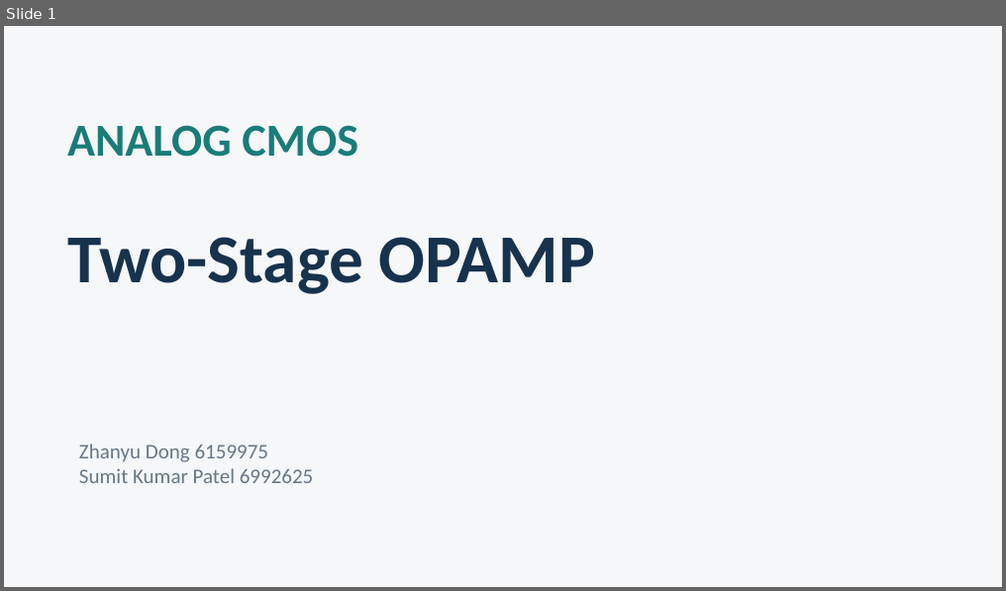
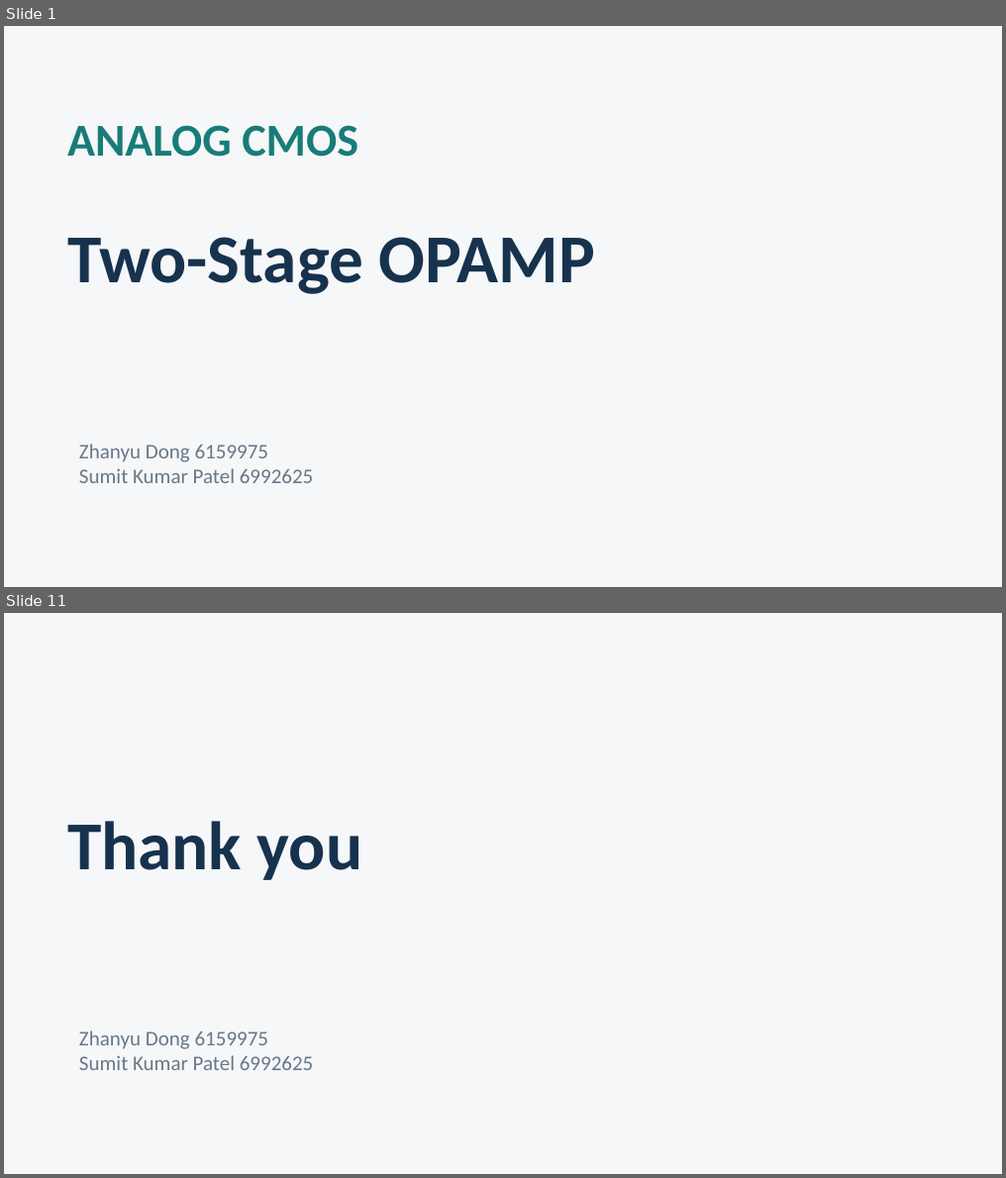
Before and after one commit to danieldongzy-boop/Notes, a slide deck: Uni Freiburg/Analog Cmos/rc_compensated_opamp_presentation_10slides.pptx. Shown one above the other, each under a label of ours: slide 1 before the commit, slides 1 and 11 after it; the slides between them are not shown. The pictures are 1006x591 and 1006x1178 pixels, drawn with LibreOffice and Linux fonts; fonts in the diff are those of the drawing. Boxes give left, top, right and bottom in pixels: in the first picture for what was removed or moved away, otherwise in the second. Text is boxed around its words. In the diff, an @@ line names an element or a change of style, - is before the commit and + after.

```diff
--- a/Uni Freiburg/Analog Cmos/rc_compensated_opamp_presentation_10slides.pptx
+++ b/Uni Freiburg/Analog Cmos/rc_compensated_opamp_presentation_10slides.pptx
@@ slide 11 added at [4, 613, 1002, 1174], background #F5F7F9 @@
@@ text added at [67, 821, 362, 880], 66 pt, text #17324D, bold @@
+Thank you
@@ text added at [79, 1031, 314, 1070], 20 pt, text #687887 @@
+Zhanyu Dong 6159975
+Sumit Kumar Patel 6992625
```
Also in this commit, not shown: 7 slides changed, 2 other slides added, 2 slides removed, 4 other files.
